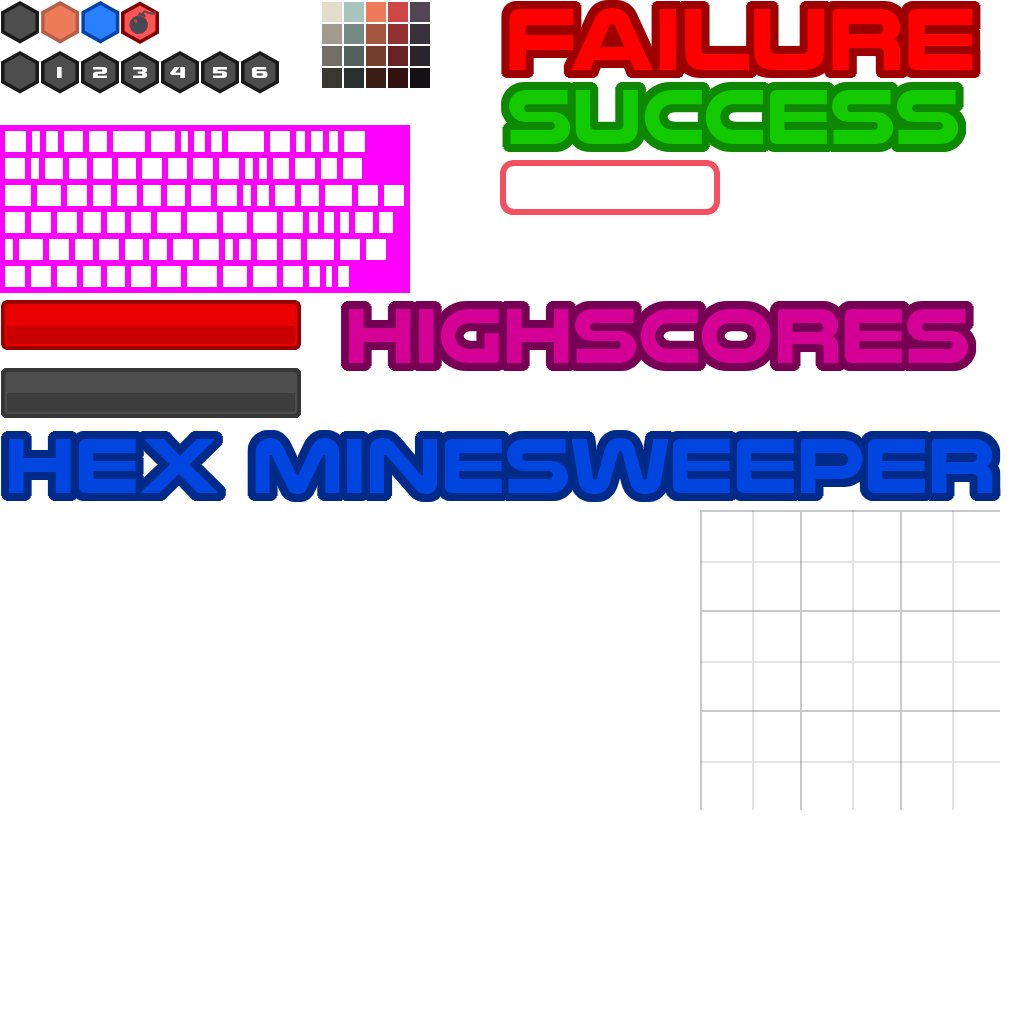
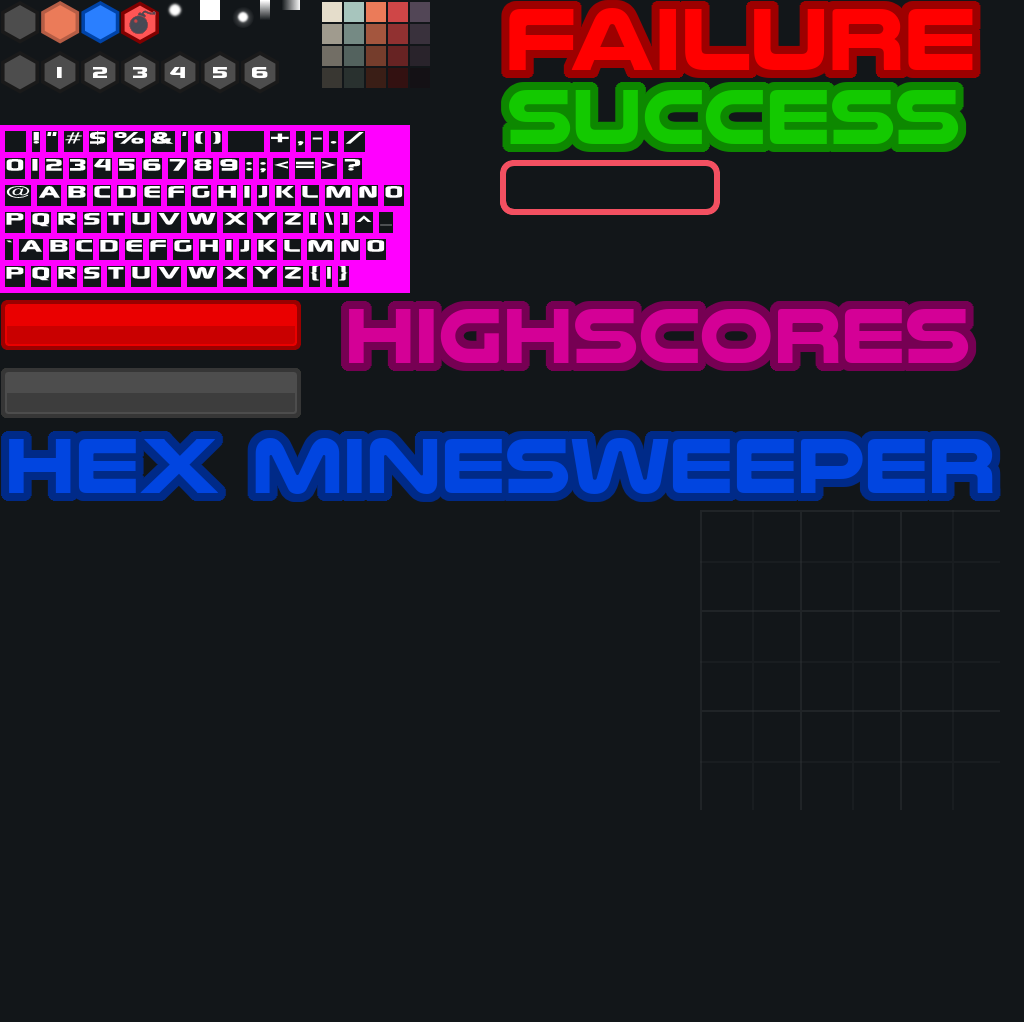
Layers edited between the first and the second (1024, 1024) image:
added layer "Ebene #2" above "Ebene #5" over [236, 10, 250, 24]
added layer "Ebene #5" (34%) above "Ebene #1" over [232, 7, 254, 28]
painted on "Ebene #1" over [260, 0, 300, 20]
showed "Hintergrund" over [0, 0, 1024, 1022]
